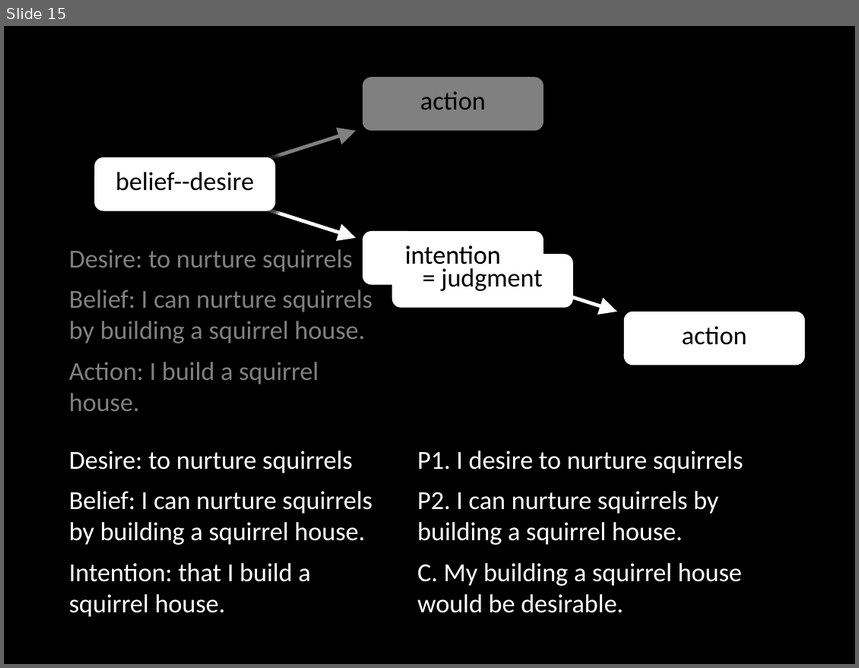
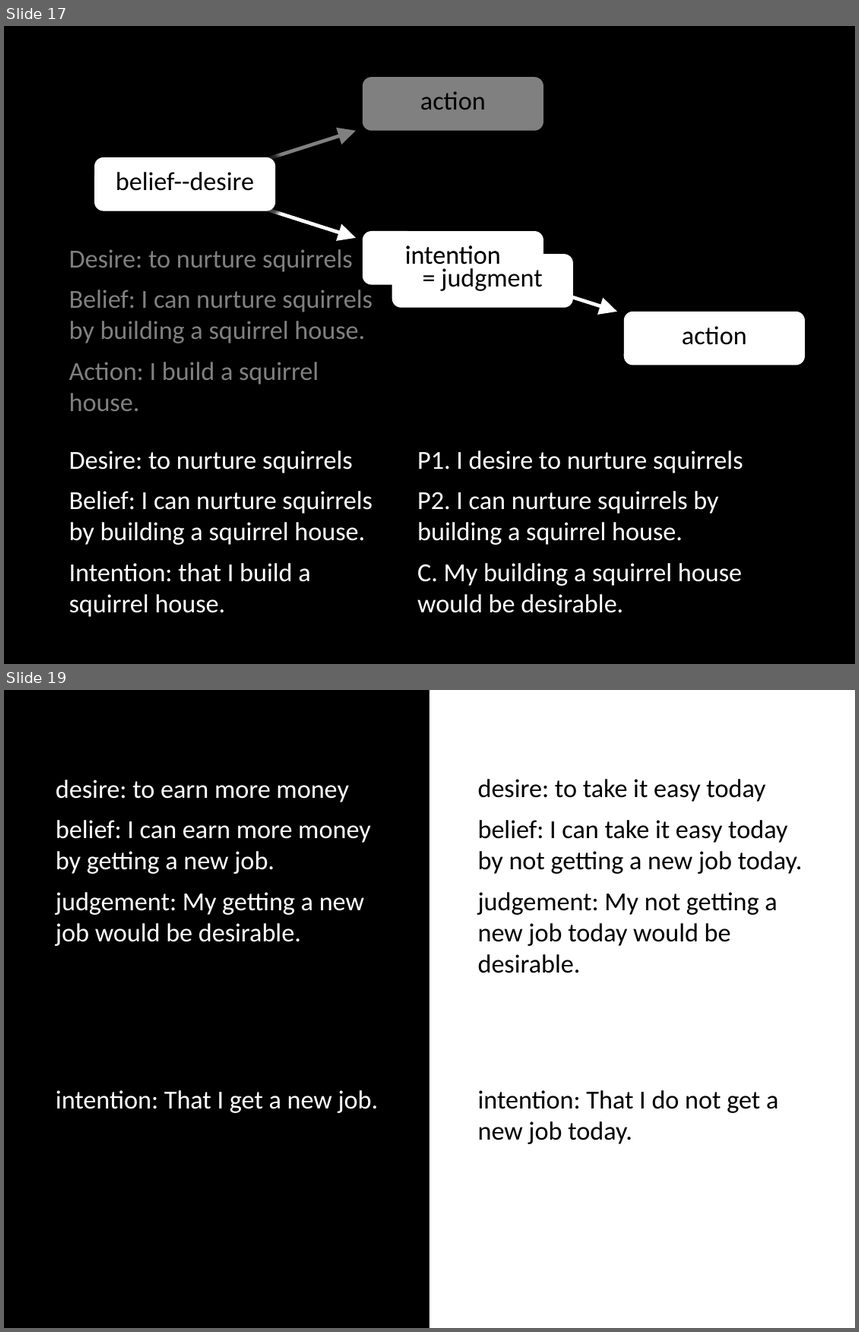
Before and after one commit to butterfill/lecture_mindreading_joint_action_philosophical_tools, a slide deck: lecture05 actions intentions goals/lecture05.ppt.pptx. Shown one above the other, each under a label of ours: slide 15 before the commit, slides 17 and 19 after it; the slides between them are not shown. The pictures are 859x668 and 859x1332 pixels, drawn with LibreOffice and Linux fonts; fonts in the diff are those of the drawing. Boxes give left, top, right and bottom in pixels: in the first picture for what was removed or moved away, otherwise in the second. Text is boxed around its words. In the diff, an @@ line names an element or a change of style, - is before the commit and + after.

```diff
--- a/lecture05 actions intentions goals/lecture05.ppt.pptx
+++ b/lecture05 actions intentions goals/lecture05.ppt.pptx
@@ slide 19 added at [4,690,855,1328], background #000000 @@
@@ rectangle added at [430,690,855,1328], fill #FFFFFF @@
@@ text added at [56,780,371,946], 22 pt, text #FFFFFF @@
+desire: to earn more money
+belief: I can earn more money by getting a new job.
+judgement: My getting a new job would be desirable.
@@ text added at [478,779,803,973], 22 pt, text #000000 @@
+desire: to take it easy today
+belief: I can take it easy today by not getting a new job today.
+judgement: My not getting a new job today would be desirable.
@@ text added at [56,1091,379,1113], 22 pt, text #FFFFFF @@
+intention: That I get a new job.
@@ text added at [478,1091,778,1144], 22 pt, text #000000 @@
+intention: That I do not get a new job today.
@@ what was slide 15 is now slide 17 @@
```
Also in this commit, not shown: 4 slides changed, 60 other slides added, 2 other files.
